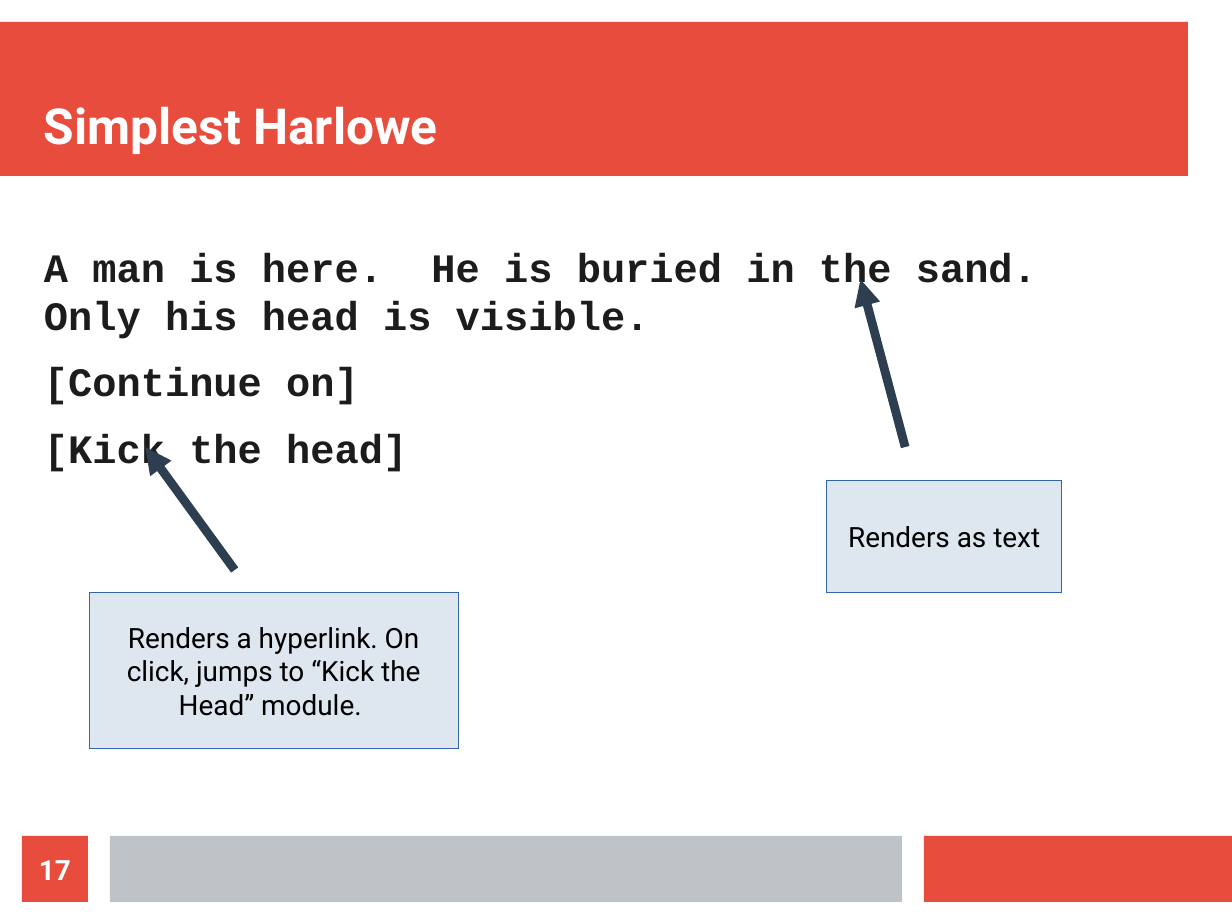
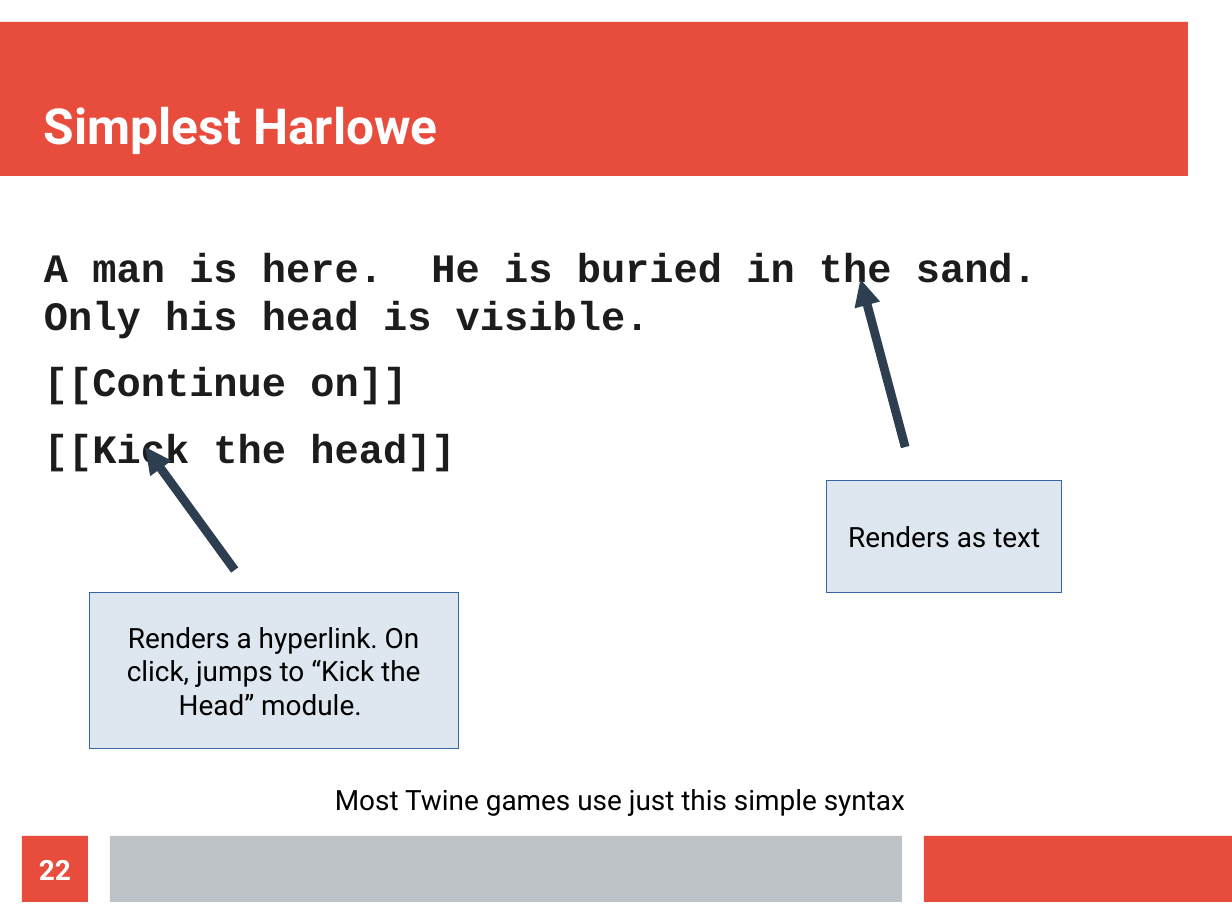
Before and after one commit to spk121/fosdem2019, a slide deck: slide 22 of ScriptingIF.odp (slide 17 before the commit). Drawn at 1232x924 pixels with LibreOffice and Linux fonts; fonts in the diff are those of the drawing. Boxes give left, top, right and bottom in pixels: in the first picture for what was removed or moved away, otherwise in the second. Text is boxed around its words. In the diff, an @@ line names an element or a change of style, - is before the commit and + after.

```diff
--- a/ScriptingIF.odp
+++ b/ScriptingIF.odp
@@ text at bbox=[44, 367, 455, 474]: text changed @@
-[Continue on]
-[Kick the head]
+[[Continue on]]
+[[Kick the head]]
@@ text added at bbox=[335, 789, 905, 816], 18 pt, text #000000 @@
+Most Twine games use just this simple syntax
@@ page number at bbox=[39, 860, 71, 880]: text changed @@
-17
+22
```
Also in this commit, not shown: 10 other slides changed, 16 slides added, 2 slides removed, 7 other files.
